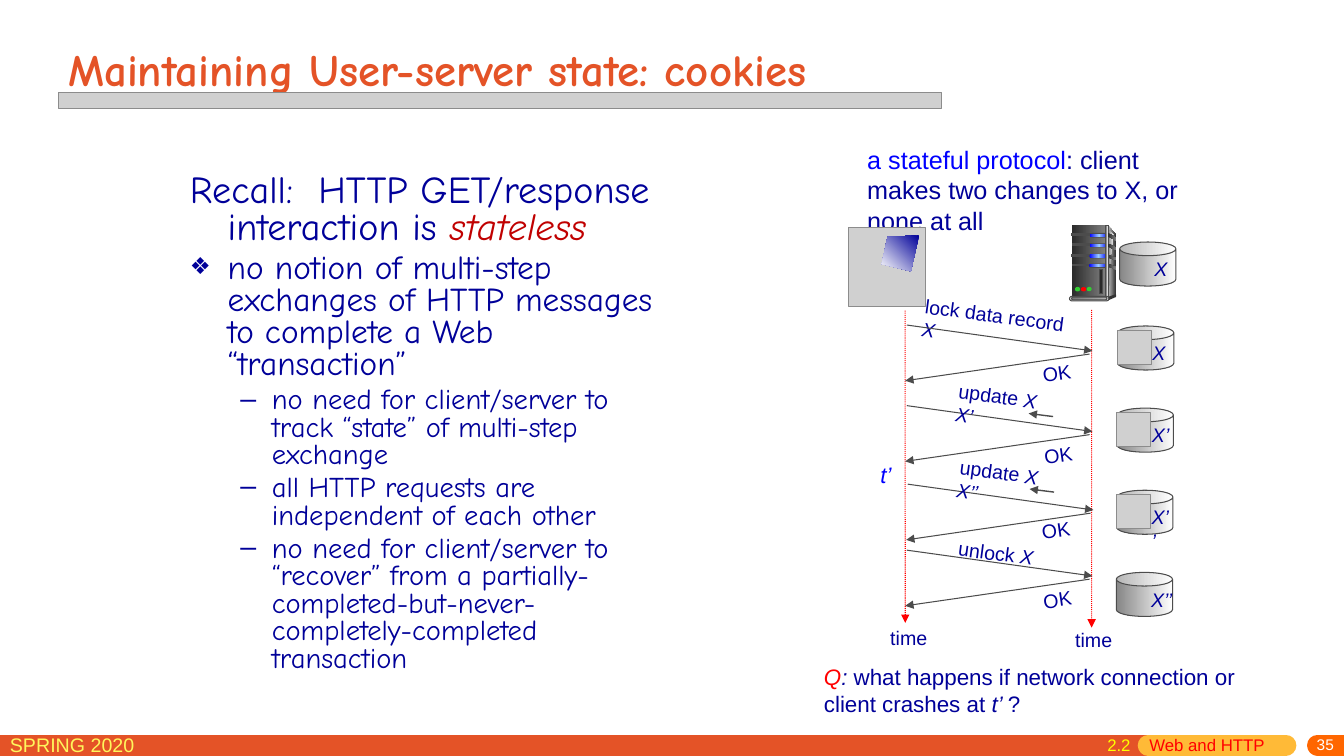
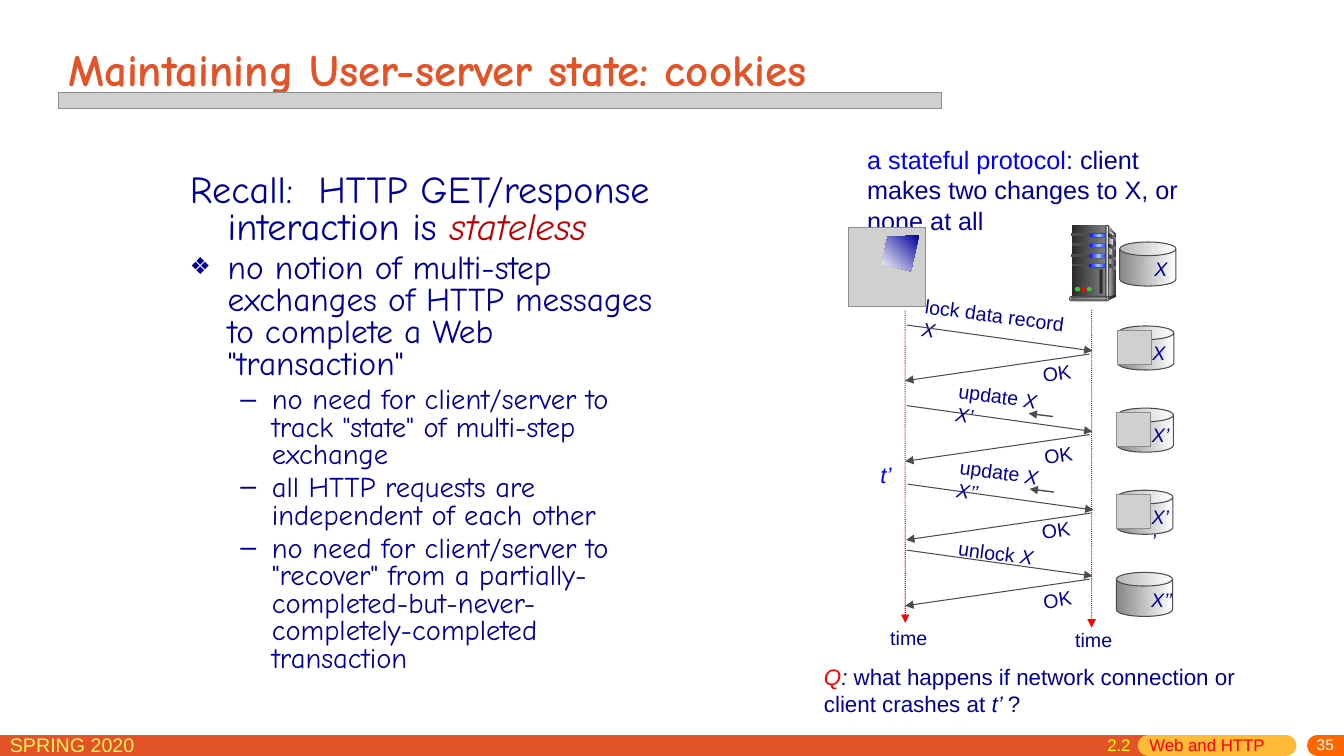
Before and after one commit to network-distributed/presentations, a slide deck: slide 35 of chapter2.pptx. Drawn at 1344x756 pixels with LibreOffice and Linux fonts; fonts in the diff are those of the drawing; grey boxes stand for pictures. Boxes give left, top, right and bottom in pixels: in the first picture for what was removed or moved away, otherwise in the second. Text is boxed around its words. In the diff, an @@ line names an element or a change of style, - is before the commit and + after.

```diff
--- a/chapter2.pptx
+++ b/chapter2.pptx
@@ text at [228,256,652,470]: text changed @@
-❖ no notion of multi-step exchanges of HTTP messages to complete a Web “transaction”
-  – no need for client/server to track “state” of multi-step exchange
+❖ no notion of multi-step exchanges of HTTP messages to complete a Web "transaction"
+  – no need for client/server to track "state" of multi-step exchange
@@ text at [272,538,608,669]: text changed @@
-  – no need for client/server to “recover” from a partially-completed-but-never-completely-completed transaction
+  – no need for client/server to "recover" from a partially-completed-but-never-completely-completed transaction
```
Also in this commit, not shown: 18 other slides changed, 1 slide added, 1 other file.
